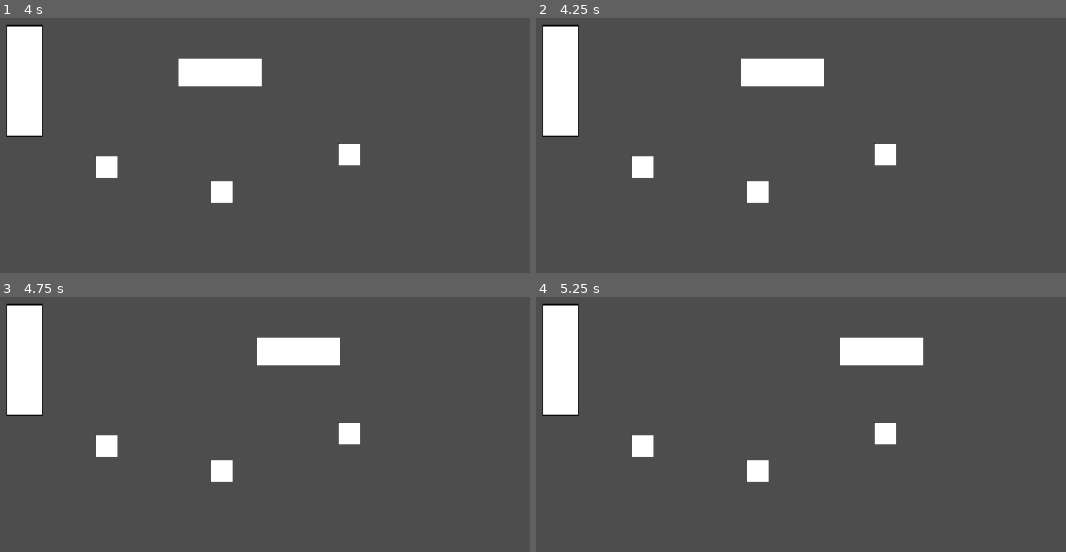
Above: before the commit, frames 1-4 (two rows, left to right).
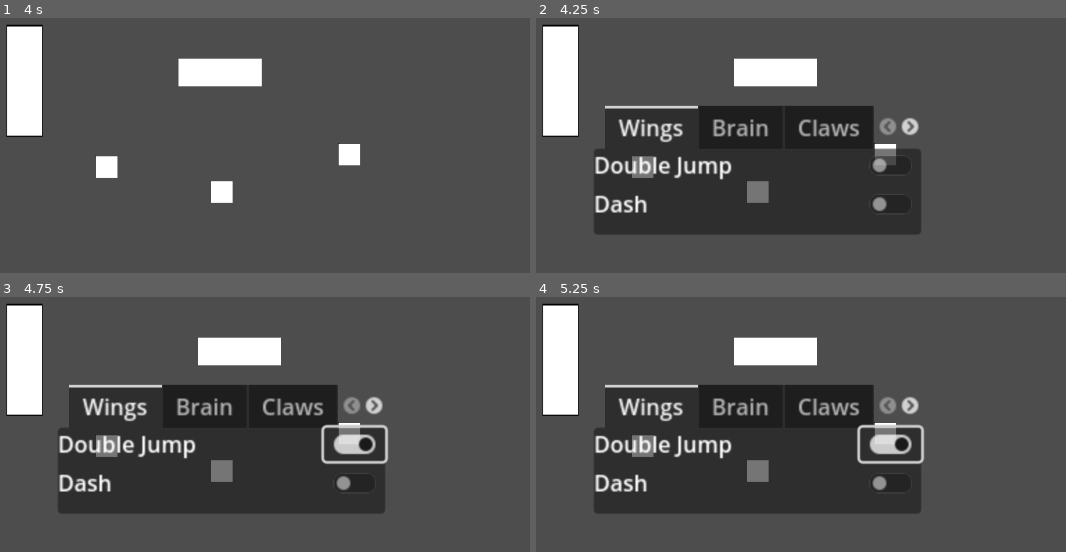
Above: after the commit, the same moments.

Repository: TheBrodsky/GTMK2024Submission
Game: Godot game, scene res://Scenes/Game.tscn
The game is run twice, just before and just after one commit, with the same random seed, the same clock (stepped at 60 frames per second) and the same inputs.
Inputs (mouse positions are in pixels of both pictures, inside the frame that each line leads up to):
- Up to frame 1 (4 s): tap Enter (ui_accept) at 0.5, 0.77, 1.52, 3.02, 3.77 s; hold Right (ui_right) 0.53-2.03 s; tap R (global_rewind) at 0.6, 2.1, 3.6 s; tap Shift (slow_mo) at 1.35, 2.85 s; hold Left (ui_left) 2.03-2.78 s; hold Right (ui_right) from 2.78 s (still down)
- Up to frame 2 (4.25 s): keep holding Right (ui_right); tap Tab (open_evo_menu, bound only after the commit) at 4.15 s
- Up to frame 3 (4.75 s): release Right (ui_right) at 4.25 s; click (355, 444) at 4.27 s
- Up to frame 4 (5.25 s): hold Left (ui_left) from 5.03 s (still down); tap Shift (slow_mo) at 5.1 s

Frame 1 is identical in both runs. In frame 2, 28% of the frame differs, in the area x 10-73%, y 15-85%; in frame 3, 31%; in frame 4, 32%, in the area x 10-74%, y 15-85%.

Commit message:
added evolution menu, cleaned up player script more

Diff:
--- a/Scenes/Game.tscn
+++ b/Scenes/Game.tscn
@@ -1,8 +1,9 @@
-[gd_scene load_steps=5 format=3 uid="uid://cuvtwtb46ujfm"]
+[gd_scene load_steps=6 format=3 uid="uid://cuvtwtb46ujfm"]
 
 [ext_resource type="PackedScene" uid="uid://cjso1nc6oe4yn" path="res://characters/Player/Player.tscn" id="1_ytrdv"]
 [ext_resource type="PackedScene" uid="uid://xmecfw6tm0lu" path="res://platforms/Platform.tscn" id="2_thw45"]
 [ext_resource type="PackedScene" uid="uid://b7onv2p6vgv37" path="res://platforms/PlatformOnTrack.tscn" id="3_xu3pt"]
+[ext_resource type="PackedScene" uid="uid://c0oihmu15qkif" path="res://UI/evolutions_menu/EvolutionsMenu.tscn" id="4_ggu0x"]
 
 [sub_resource type="Curve2D" id="Curve2D_7ocxc"]
 _data = {
@@ -14,7 +15,6 @@
 
 [node name="Player" parent="." instance=ExtResource("1_ytrdv")]
 position = Vector2(0, -20)
-extra_jumps = 1
 
 [node name="Camera2D" type="Camera2D" parent="."]
 zoom = Vector2(2, 2)
@@ -36,3 +36,9 @@
 
 [node name="Platform4" parent="." instance=ExtResource("2_thw45")]
 position = Vector2(-83, -2)
+
+[node name="EvolutionsMenu" parent="." instance=ExtResource("4_ggu0x")]
+process_mode = 3
+visible = false
+
+[connection signal="visibility_changed" from="EvolutionsMenu" to="EvolutionsMenu" method="_on_visibility_changed"]
--- /dev/null
+++ b/UI/evolutions_menu/EvolutionsMenu.tscn
@@ -0,0 +1,108 @@
+[gd_scene load_steps=3 format=3 uid="uid://c0oihmu15qkif"]
+
+[ext_resource type="Script" path="res://UI/evolutions_menu/evolutions_menu.gd" id="1_nsipe"]
+[ext_resource type="Script" path="res://UI/evolutions_menu/evolution_path_tab.gd" id="2_wdf6o"]
+
+[node name="EvolutionsMenu" type="TabContainer"]
+anchors_preset = 8
+anchor_left = 0.5
+anchor_top = 0.5
+anchor_right = 0.5
+anchor_bottom = 0.5
+offset_left = -118.0
+offset_top = -46.5
+offset_right = 118.0
+offset_bottom = 46.5
+grow_horizontal = 2
+grow_vertical = 2
+script = ExtResource("1_nsipe")
+
+[node name="Wings" type="VBoxContainer" parent="." node_paths=PackedStringArray("skill_one_button", "skill_two_button")]
+layout_mode = 2
+script = ExtResource("2_wdf6o")
+skill_one_button = NodePath("DoubleJump/CheckButton")
+skill_two_button = NodePath("Dash/CheckButton")
+
+[node name="DoubleJump" type="HBoxContainer" parent="Wings"]
+layout_mode = 2
+
+[node name="Label" type="Label" parent="Wings/DoubleJump"]
+layout_mode = 2
+text = "Double Jump"
+
+[node name="CheckButton" type="CheckButton" parent="Wings/DoubleJump"]
+layout_mode = 2
+size_flags_horizontal = 10
+
+[node name="Dash" type="HBoxContainer" parent="Wings"]
+layout_mode = 2
+
+[node name="Label" type="Label" parent="Wings/Dash"]
+layout_mode = 2
+text = "Dash"
+
+[node name="CheckButton" type="CheckButton" parent="Wings/Dash"]
+layout_mode = 2
+size_flags_horizontal = 10
+
+[node name="Brain" type="VBoxContainer" parent="." node_paths=PackedStringArray("skill_one_button", "skill_two_button")]
+visible = false
+layout_mode = 2
+script = ExtResource("2_wdf6o")
+skill_one_button = NodePath("SloMo/CheckButton")
+skill_two_button = NodePath("Rewind/CheckButton")
+
+[node name="SloMo" type="HBoxContainer" parent="Brain"]
+layout_mode = 2
+
+[node name="Label" type="Label" parent="Brain/SloMo"]
+layout_mode = 2
+text = "SloMo"
+
+[node name="CheckButton" type="CheckButton" parent="Brain/SloMo"]
+layout_mode = 2
+size_flags_horizontal = 10
+
+[node name="Rewind" type="HBoxContainer" parent="Brain"]
+layout_mode = 2
+
+[node name="Label" type="Label" parent="Brain/Rewind"]
+layout_mode = 2
+text = "Rewind"
+
+[node name="CheckButton" type="CheckButton" parent="Brain/Rewind"]
+layout_mode = 2
+size_flags_horizontal = 10
+
+[node name="Claws" type="VBoxContainer" parent="." node_paths=PackedStringArray("skill_one_button", "skill_two_button")]
+visible = false
+layout_mode = 2
+script = ExtResource("2_wdf6o")
+skill_one_button = NodePath("Climb/CheckButton")
+skill_two_button = NodePath("Attack/CheckButton")
+
+[node name="Climb" type="HBoxContainer" parent="Claws"]
+layout_mode = 2
+
+[node name="Label" type="Label" parent="Claws/Climb"]
+layout_mode = 2
+text = "Wall Climb"
+
+[node name="CheckButton" type="CheckButton" parent="Claws/Climb"]
+layout_mode = 2
+size_flags_horizontal = 10
+
+[node name="Attack" type="HBoxContainer" parent="Claws"]
+layout_mode = 2
+
+[node name="Label" type="Label" parent="Claws/Attack"]
+layout_mode = 2
+text = "Attack"
+
+[node name="CheckButton" type="CheckButton" parent="Claws/Attack"]
+layout_mode = 2
+size_flags_horizontal = 10
+
+[node name="ColorRect" type="ColorRect" parent="."]
+visible = false
+layout_mode = 2
--- /dev/null
+++ b/UI/evolutions_menu/evolution_path_tab.gd
@@ -0,0 +1,15 @@
+extends VBoxContainer
+class_name EvoPathTab
+
+
+@export var skill_one_button: Button
+@export var skill_two_button: Button
+
+
+func _ready() -> void:
+	assert(skill_one_button != null)
+	assert(skill_two_button != null)
+
+
+func get_skill_toggles() -> Array[bool]:
+	return [skill_one_button.button_pressed, skill_two_button.button_pressed]
--- /dev/null
+++ b/UI/evolutions_menu/evolutions_menu.gd
@@ -0,0 +1,21 @@
+extends TabContainer
+class_name EvolutionsMenu
+
+
+func _process(delta: float) -> void:
+	if Input.is_action_just_pressed("open_evo_menu"):
+		visible = not visible # toggle visibility
+
+
+func _submit_changes() -> void:
+	var evo_tab: EvoPathTab = get_current_tab_control()
+	var skill_toggles: Array[bool] = evo_tab.get_skill_toggles()
+	Evolutions.update_evolution(current_tab, skill_toggles[0], skill_toggles[1])
+
+
+func _on_visibility_changed() -> void:
+	if visible:
+		get_tree().paused = true
+	else:
+		get_tree().paused = false
+		_submit_changes()
--- a/characters/Player/player.gd
+++ b/characters/Player/player.gd
@@ -1,23 +1,33 @@
 extends CharacterBody2D
 
-@export_group("Player Properties")
+
+@export_group("Basic Properties")
 @export var SPEED: float = 300.0 #
 @export var JUMP_VELOCITY: float = -400.0 #
-@export var extra_jumps: int = 0
+var gravity: float = ProjectSettings.get_setting("physics/2d/default_gravity")
+
+
+@export_group("Wing Properties")
+@export var extra_jumps: int = 0:
+	set(value):
+		extra_jumps = value
+		_remaining_jumps = value
 @export var GLIDE_VELOCITY: float = 40.0
 var is_space_held: bool = false
-#climb velocity
-#double jump velocity, etc.
+var _remaining_jumps: int = extra_jumps
+
+
+@export_group("Brain_Properties")
+var _brain_platform: PackedScene = preload("res://characters/Player/brain_platform/BrainPlatform.tscn")
+var _bplatform_pixels_below: int = 20
+var _can_make_brain_platform: bool = true
+
+
+@export_group("Claw_Properties")
+
 
 @onready var _animated_sprite: AnimatedSprite2D = $AnimatedSprite2D
 @onready var _state_record: StateRecord = $StateRecord
-
-var gravity: float = ProjectSettings.get_setting("physics/2d/default_gravity")
-var _remaining_jumps: int = extra_jumps
-
-var _brain_platform: PackedScene = preload("res://characters/Player/brain_platform/BrainPlatform.tscn")
-var _bplatform_pixels_below: int = 20
-var _can_make_brain_platform: bool = true
 
 
 func _ready() -> void:
@@ -79,7 +89,7 @@
 
 
 func _double_jump() -> void:
-	if Evolutions.has_double_jump and is_on_floor() and _has_remaining_jumps():
+	if Evolutions.has_double_jump and not is_on_floor() and _has_remaining_jumps():
 		velocity.y = JUMP_VELOCITY
 		_remaining_jumps -= 1
 
@@ -140,4 +150,12 @@
 #endregion
 
 func _on_evolution_updated() -> void:
-	pass
+	extra_jumps = 0
+	match Evolutions.path:
+		Evolutions.EvolutionPaths.WINGS:
+			if Evolutions.has_double_jump:
+				extra_jumps = 1
+		Evolutions.EvolutionPaths.BRAIN:
+			pass
+		Evolutions.EvolutionPaths.CLAWS:
+			pass
--- a/platforms/PlatformOnTrack.tscn
+++ b/platforms/PlatformOnTrack.tscn
@@ -1,6 +1,6 @@
 [gd_scene load_steps=5 format=3 uid="uid://b7onv2p6vgv37"]
 
-[ext_resource type="Texture2D" uid="uid://cduqptrrrgijc" path="res://assets/platform.png" id="1_7vpeb"]
+[ext_resource type="Texture2D" uid="uid://cduqptrrrgijc" path="res://Art/Platforms/platform.png" id="1_7vpeb"]
 [ext_resource type="Script" path="res://platforms/platform_on_track.gd" id="1_drgst"]
 [ext_resource type="PackedScene" uid="uid://ba4snxtdav2xp" path="res://util/StateRecord.tscn" id="3_1we3q"]
 
--- a/project.godot
+++ b/project.godot
@@ -48,6 +48,11 @@
 "events": [Object(InputEventKey,"resource_local_to_scene":false,"resource_name":"","device":-1,"window_id":0,"alt_press …(182 unchanged characters)…
 ]
 }
+open_evo_menu={
+"deadzone": 0.5,
+"events": [Object(InputEventKey,"resource_local_to_scene":false,"resource_name":"","device":-1,"window_id":0,"alt_pressed":false,"shift_pressed":false,"ctrl_pressed":false,"meta_pressed":false,"pressed":false,"keycode":0,"physical_keycode":4194306,"key_label":0,"unicode":0,"echo":false,"script":null)
+]
+}
 
 [layer_names]
 
--- a/util/evolutions.gd
+++ b/util/evolutions.gd
@@ -6,13 +6,40 @@
 @export var path: EvolutionPaths = EvolutionPaths.WINGS
 
 # Wings
-var has_double_jump: bool = false
-var has_dash: bool = false
+var has_double_jump: bool = true:
+	get:
+		return has_double_jump and path == EvolutionPaths.WINGS
+var has_dash: bool = false:
+	get:
+		return has_dash and path == EvolutionPaths.WINGS
 
 # Brain
-var has_slo_mo: bool = false
-var has_rewind: bool = false
+var has_slo_mo: bool = false:
+	get:
+		return has_slo_mo and path == EvolutionPaths.BRAIN
+var has_rewind: bool = false:
+	get:
+		return has_rewind and path == EvolutionPaths.BRAIN
 
 # Claws
-var has_climb: bool = false
-var has_destroy_obstacles: bool = false
+var has_climb: bool = false:
+	get:
+		return has_climb and path == EvolutionPaths.CLAWS
+var has_destroy_obstacles: bool = false:
+	get:
+		return has_destroy_obstacles and path == EvolutionPaths.CLAWS
+
+
+func update_evolution(path: EvolutionPaths, has_first_skill: bool, has_second_skill: bool) -> void:
+	self.path = path
+	match path:
+		EvolutionPaths.WINGS:
+			has_double_jump = has_first_skill
+			has_dash = has_second_skill
+		EvolutionPaths.BRAIN:
+			has_slo_mo = has_first_skill
+			has_rewind = has_second_skill
+		EvolutionPaths.CLAWS:
+			has_climb = has_first_skill
+			has_destroy_obstacles = has_second_skill
+	evolution_updated.emit()
Renamed: assets/platform.png -> Art/Platforms/platform.png
Not shown, changed: Art/Platforms/platform.png.import
